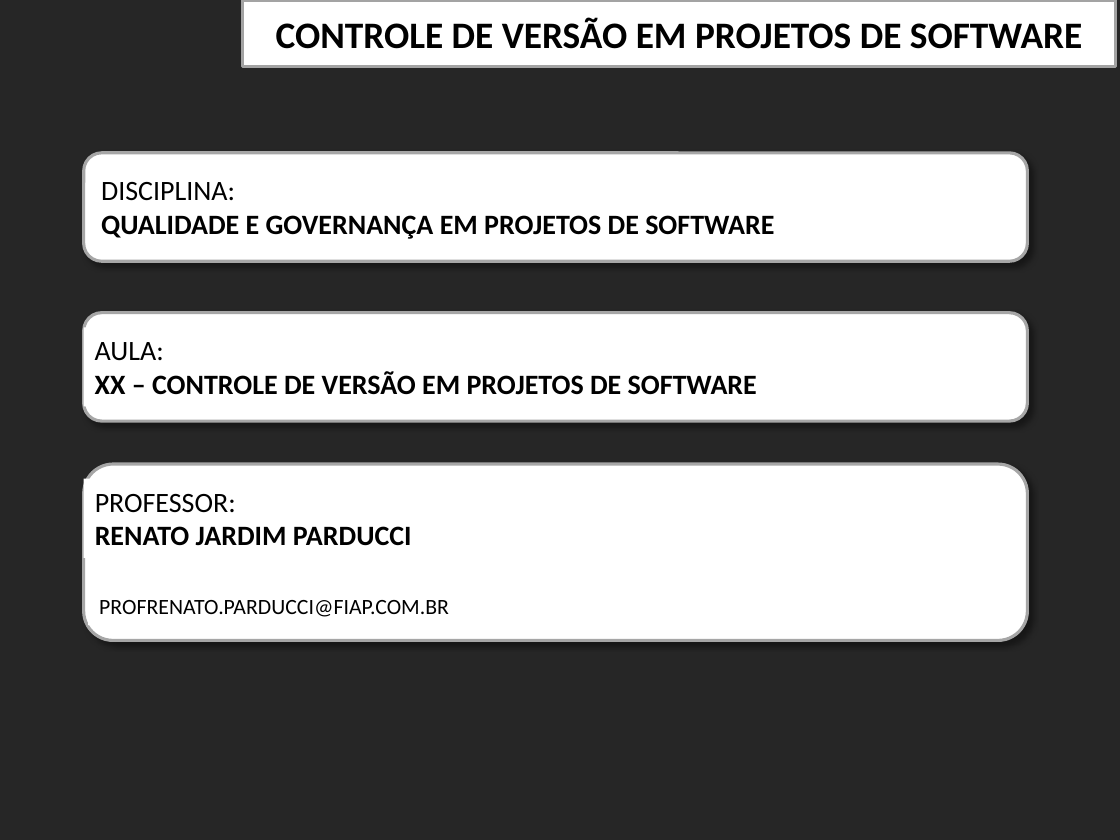
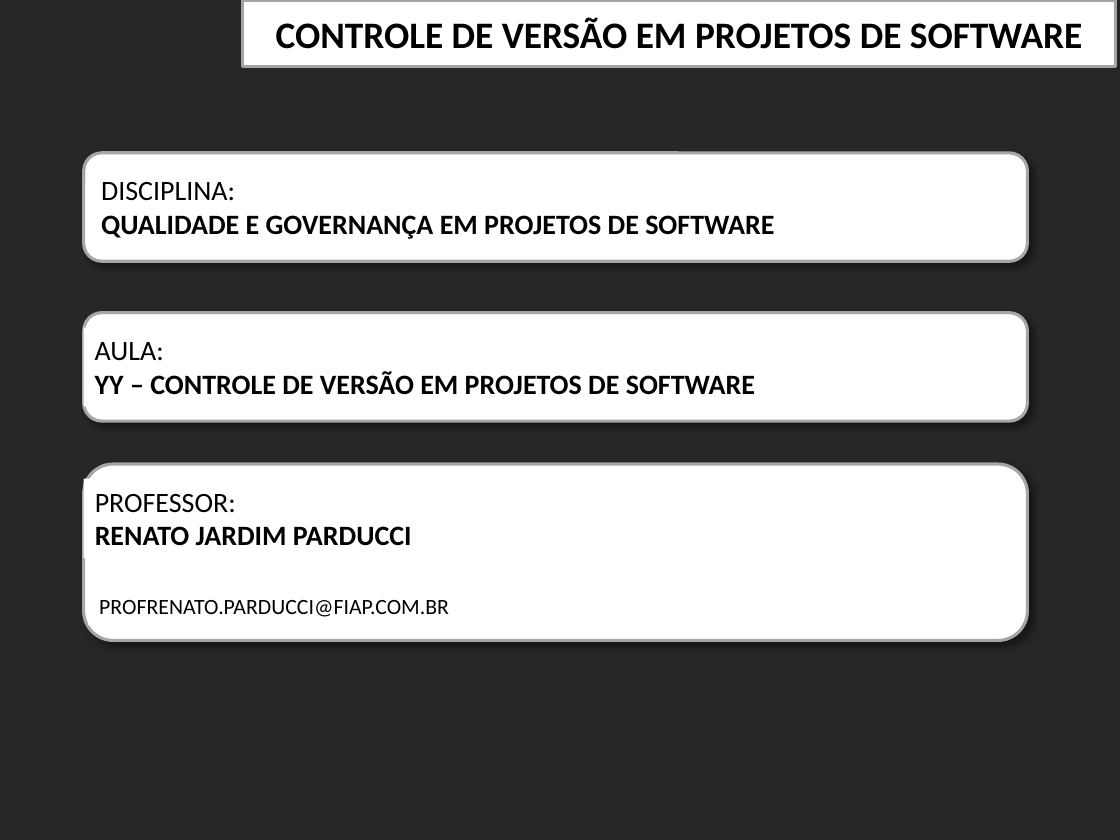
Before and after one commit to RenatoJardimParducci/Teste3SIS, a slide deck: slide 1 of FIAP-QualidProjSW-Aula15-CONTROLEdeVERSAO-v2.pptx. Drawn at 1120x840 pixels with LibreOffice and Linux fonts; fonts in the diff are those of the drawing; background and template pictures are left out. Boxes give left, top, right and bottom in pixels: in the first picture for what was removed or moved away, otherwise in the second. Text is boxed around its words. In the diff, an @@ line names an element or a change of style, - is before the commit and + after.

```diff
--- a/FIAP-QualidProjSW-Aula15-CONTROLEdeVERSAO-v2.pptx
+++ b/FIAP-QualidProjSW-Aula15-CONTROLEdeVERSAO-v2.pptx
@@ text at [95,371,755,395]: text changed @@
-XX – CONTROLE DE VERSÃO EM PROJETOS DE SOFTWARE
+YY – CONTROLE DE VERSÃO EM PROJETOS DE SOFTWARE
```
